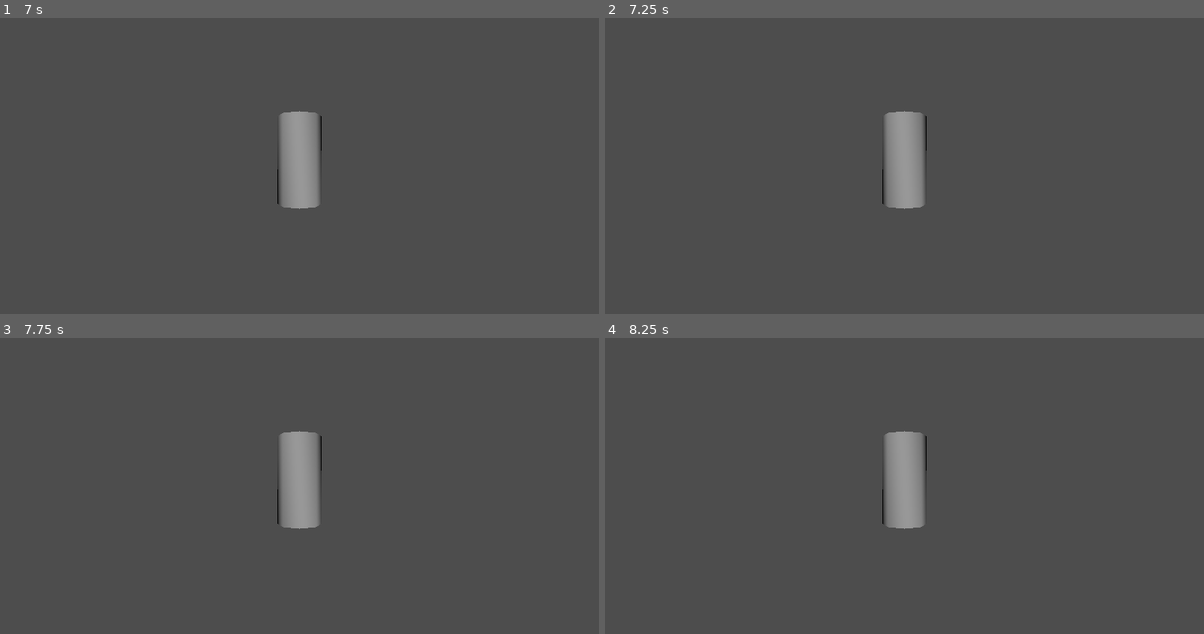
Above: before the commit, frames 1-4 (two rows, left to right).
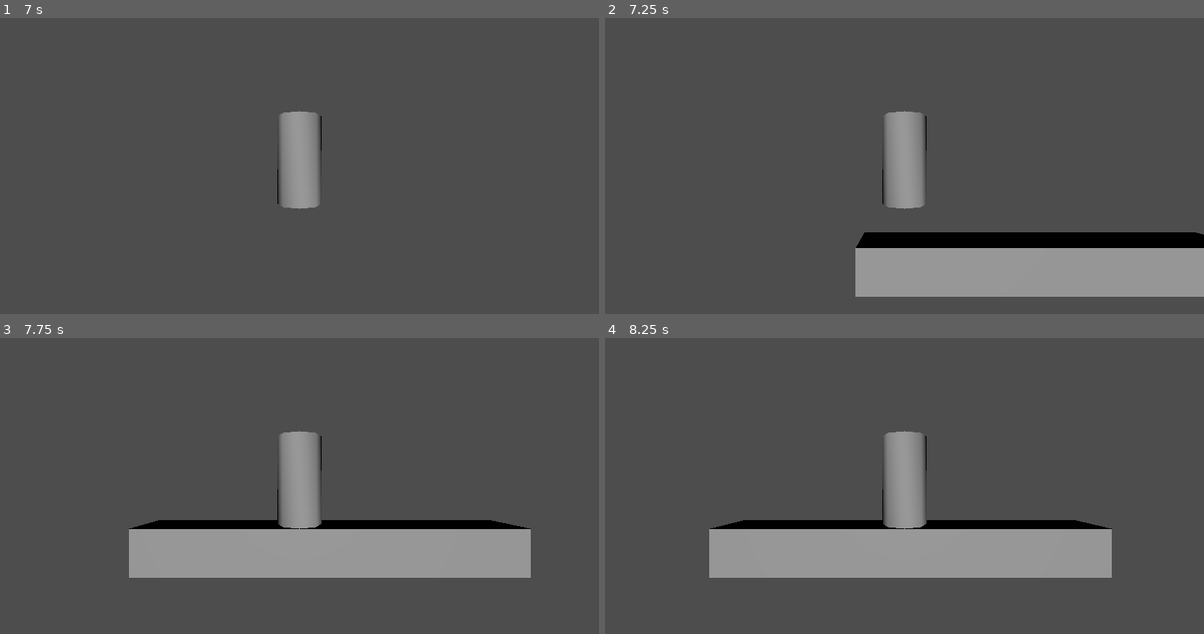
Above: after the commit, the same moments.

Repository: JoesRealAccount/ggj_2026
Game: Godot game, scene res://main_level.tscn
Same seed, same stepped clock (60 frames per second), same inputs: the game is played once before the commit and once after it.
Inputs:
- Up to frame 1 (7 s): hold D (move_right) 0.53-1.28 s; tap W (jump) at 0.77, 1.52, 3.02, 3.77, 4.52, 6.02, 6.77 s; hold A (move_left) 1.28-2.03 s; hold D (move_right) 2.03-3.53 s; hold A (move_left) 3.53-5.78 s; hold D (move_right) from 5.78 s (still down); tap Enter at 6.5 s
- Up to frame 2 (7.25 s): keep holding D (move_right)
- Up to frame 3 (7.75 s): keep holding D (move_right); tap W (jump) at 7.52 s
- Up to frame 4 (8.25 s): release D (move_right) at 8.03 s; hold A (move_left) from 8.03 s (still down)

Frame 1 is identical in both runs. In frame 2, 13% of the frame differs, in the area x 41-100%, y 72-95%; in frame 3, 13%; in frame 4, 13%, in the area x 17-85%, y 61-82%.

Commit message:
Implement player respawn mechanism and initialize starting position

Diff:
--- a/player.gd
+++ b/player.gd
@@ -3,6 +3,12 @@
 
 const SPEED = 5.0
 const JUMP_VELOCITY = 4.5
+
+var starting_position: Vector3
+
+
+func _ready() -> void:
+	starting_position = global_position
 
 
 func _physics_process(delta: float) -> void:
@@ -25,3 +31,8 @@
 	velocity.z = 0
 
 	move_and_slide()
+
+	# Reset if fallen below -20 meters
+	if global_position.y < -20:
+		global_position = starting_position
+		velocity = Vector3.ZERO
